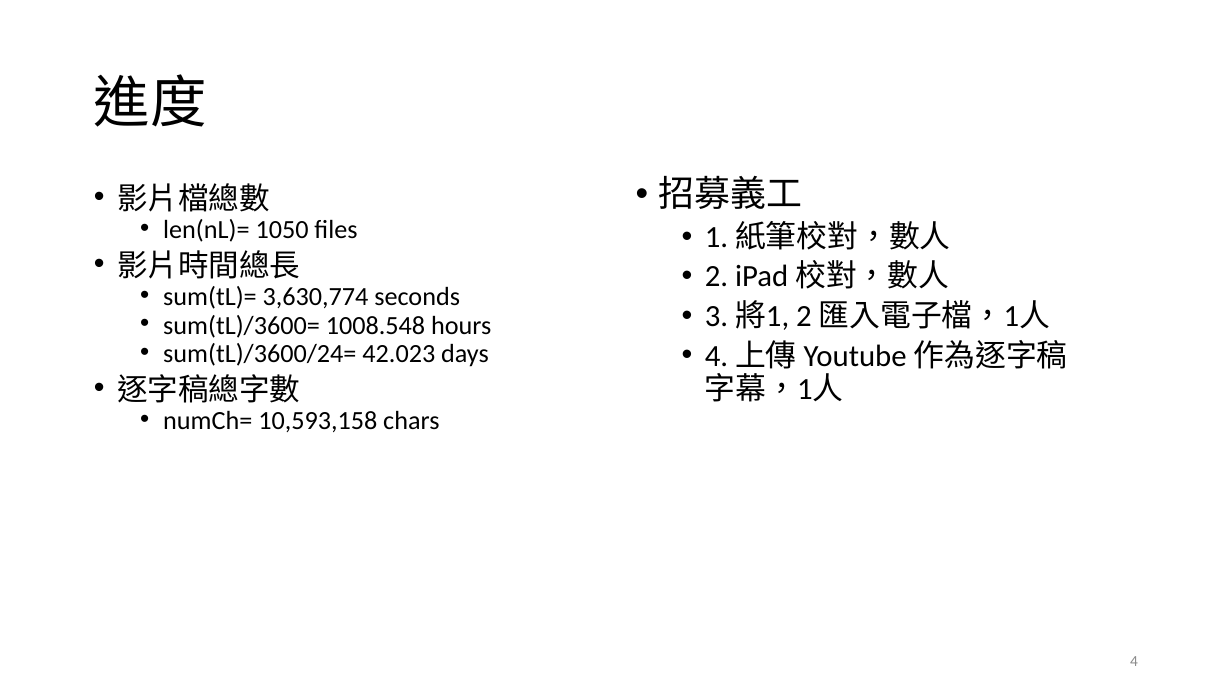
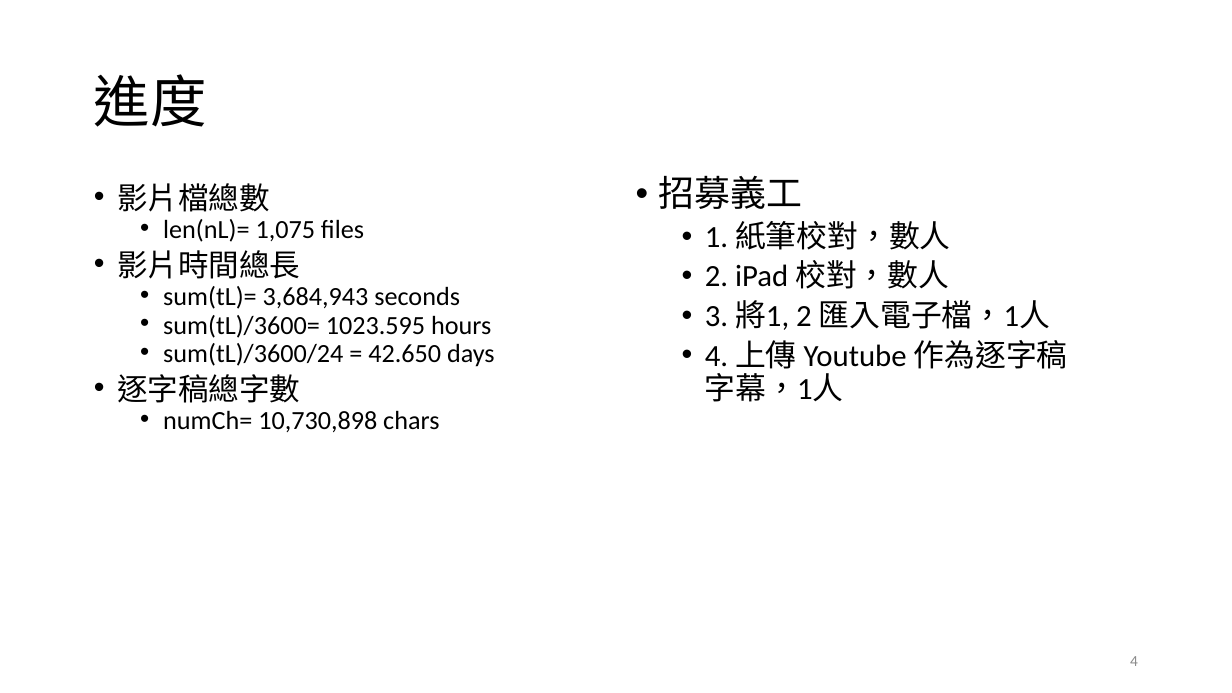
Before and after one commit to renyuanL/GuyanTrans2023, a slide deck: slide 4 of 古嚴寺影音逐字稿.pptx. Drawn at 1232x693 pixels with LibreOffice and Linux fonts; fonts in the diff are those of the drawing. Boxes give left, top, right and bottom in pixels: in the first picture for what was removed or moved away, otherwise in the second. Text is boxed around its words. In the diff, an @@ line names an element or a change of style, - is before the commit and + after.

```diff
--- a/古嚴寺影音逐字稿.pptx
+++ b/古嚴寺影音逐字稿.pptx
@@ text at (163, 219, 364, 242): text changed @@
-  • len(nL)= 1050 files
+  • len(nL)= 1,075 files
@@ text at (163, 286, 495, 367): text changed @@
-  • sum(tL)= 3,630,774 seconds
-  • sum(tL)/3600= 1008.548 hours
-  • sum(tL)/3600/24= 42.023 days
+  • sum(tL)= 3,684,943 seconds
+  • sum(tL)/3600= 1023.595 hours
+  • sum(tL)/3600/24 = 42.650 days
@@ text at (163, 410, 439, 432): text changed @@
-  • numCh= 10,593,158 chars
+  • numCh= 10,730,898 chars
```
Also in this commit, not shown: 18 other files.
